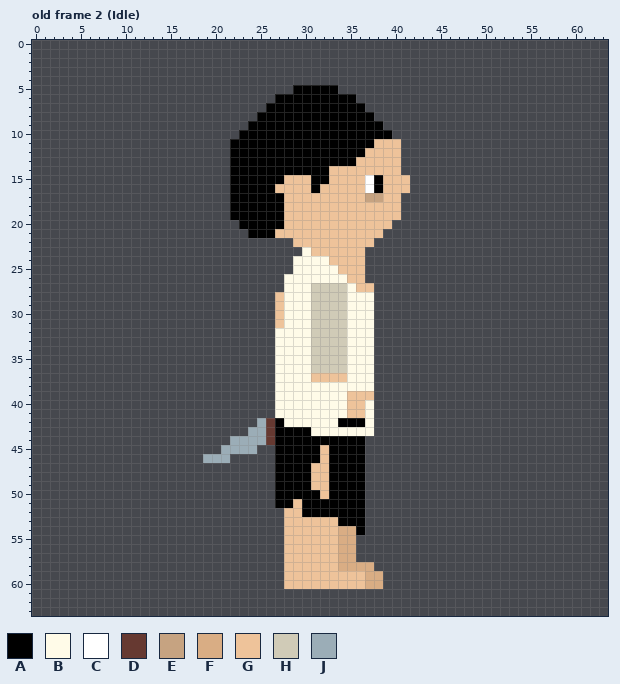
One commit to this pixel-art file: assets/personajes/protagonista.aseprite. This is how it looked before the edit.
64x64 pixels, 21 frames. Colours within 5 levels of each other are drawn and written as one. Shown: old frame 2 (Idle). The commit also changed other frames, which this record leaves out.
Visible layers, top first: "Arms", "Head", "Sword", "Body", "Legs".
Palette (. is transparent): A #000000  B #fffbe8  C #ffffff  D #663931  E #c6a381  F #d9ad84  G #eec39a  H #d0cbb7  J #9badb7
Pixels before, old frame 2 (Idle) (only the part around the change), first column x 9:
30 ..................GBBBHHHHBB
31 ..................GBBBHHHHBB
32 ..................BBBBHHHHBB
33 ..................BBBBHHHHBB
34 ..................BBBBHHHHBB
35 ..................BBBBHHHHBB
36 ..................BBBBHHHHBB
37 ..................BBBBGGGGBB
38 ..................BBBBBBBBBB
39 ..................BBBBBBBBGG
40 ..................BBBBBBBBGG
41 ..................BBBBBBBBGG
42 ................JDABBBBBBAAA
43 ...............JJDAAAABBBBBB
44 .............JJJJDAAAAAAAAAA
45 ............JJJJ..AAAAAGAAAA
46 ..........JJJ.....AAAAAGAAAA
47 ..................AAAAGGAAAA
48 ..................AAAAGGAAAA
49 ..................AAAAGGAAAA
50 ..................AAAAAGAAAA
51 ..................AAGAAAAAAA
52 ...................GGAAAAAAA
53 ...................GGGGGGAAA
54 ...................GGGGGGFFA
55 ...................GGGGGGFF.
56 ...................GGGGGGFF.
57 ...................GGGGGGFF.
58 ...................GGGGGGFFF
After:
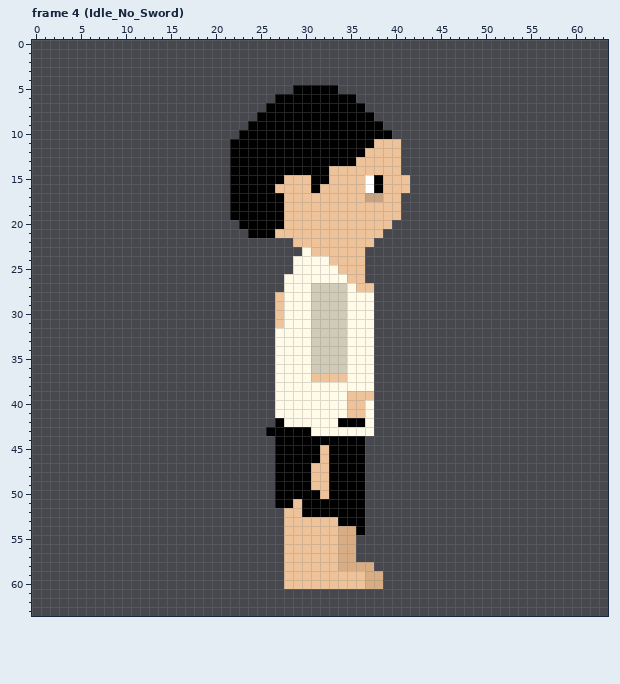
A new or re-ordered frame is compared with the old frame closest to it.
Edits made:
frames 21 -> 29
Frame 4 (Idle_No_Sword) is new; against old frame 2 (Idle), layer "Sword":
y 42: x 25..26 JD -> ..
y 43: x 24..26 JJD -> ..A
y 44: x 22..26 JJJJD -> .....
y 45: x 21..24 JJJJ -> ....
y 46: x 19..21 JJJ -> ...
Changed places in both pictures, as pixel boxes (x1, y1, x2, y2):
changed: (203, 418, 275, 463)
